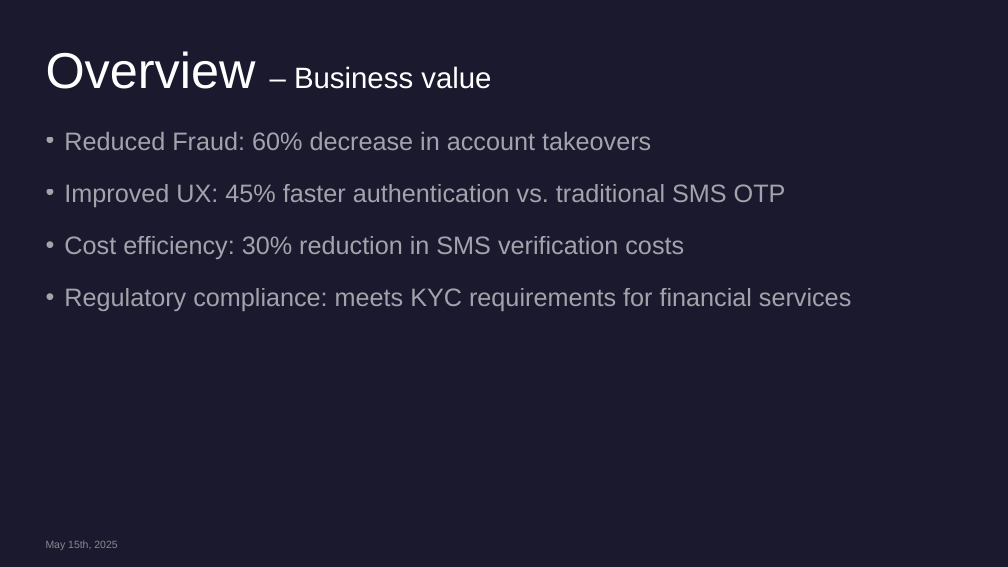
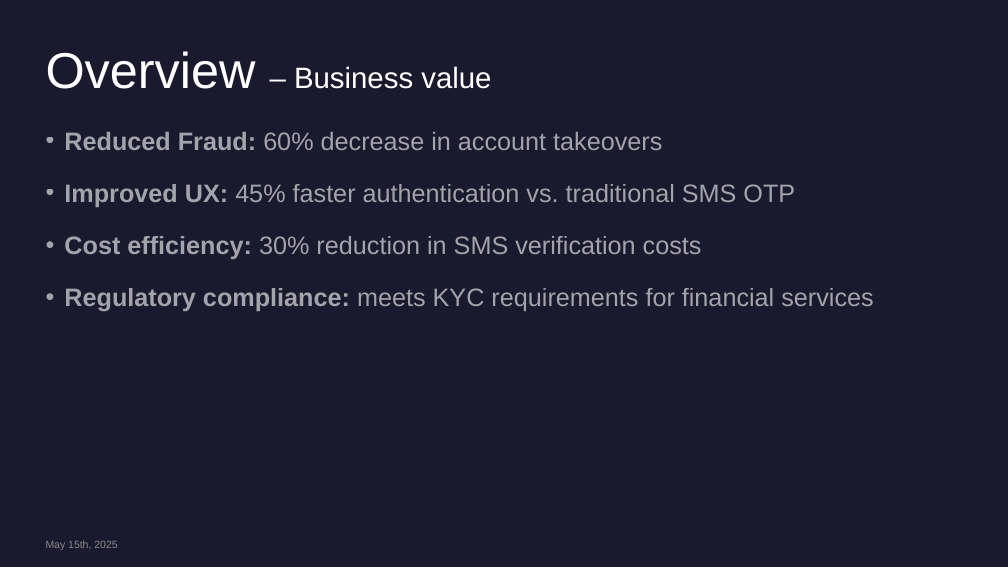
Before and after one commit to sergiosaraiva/number-verification-service, a slide deck: slide 5 of docs/Number Verification Microservice.pptx. Drawn at 1008x567 pixels with LibreOffice and Linux fonts; fonts in the diff are those of the drawing. Boxes give left, top, right and bottom in pixels: in the first picture for what was removed or moved away, otherwise in the second. Text is boxed around its words. In the diff, an @@ line names an element or a change of style, - is before the commit and + after.

Commit message:
initial implementation of Number Verification Service

```diff
--- a/docs/Number Verification Microservice.pptx
+++ b/docs/Number Verification Microservice.pptx
@@ text "Reduced Fraud: 60% decrease in ..." at bbox=[64, 132, 873, 312]: bold on in "Reduced Fraud:", "Improved UX:", "Cost efficiency:", "Regulatory compliance:" @@
```
Also in this commit, not shown: 7 other slides changed.
